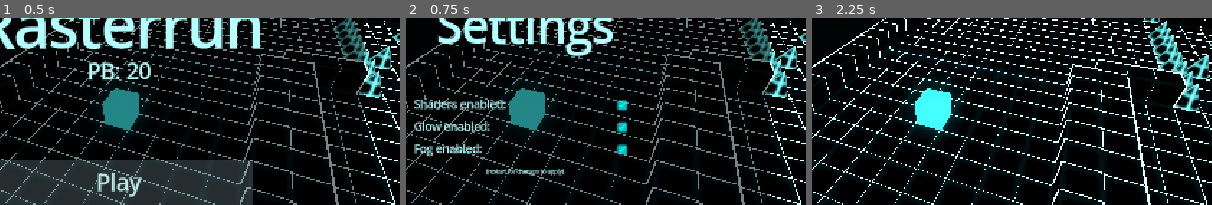
Above: before the commit, frames 1-3 (left to right).
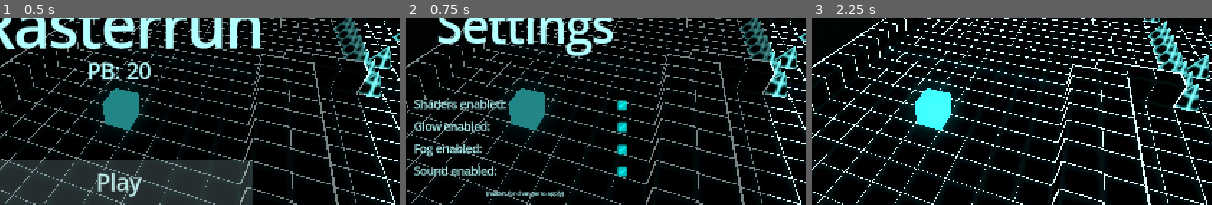
Above: after the commit, the same moments.

Repository: Username4D/rasterrun
Game: Godot game, scene res://scenes/demo_scene.tscn
The game is run twice, just before and just after one commit, with the same random seed, the same clock (stepped at 60 frames per second) and the same inputs.
Inputs:
- Up to frame 1 (0.5 s): no input
- Up to frame 2 (0.75 s): click "Settings" at 0.5 s
- Up to frame 3 (2.25 s): click "back" at 1.25 s; click "Play" at 2 s
The pictures show only the part of the screen within x 35-85%, y 13-63%; the shares and areas given below are measured in that part.

Frame 1 is identical in both runs. In frame 2, 1.6% of the frame differs, in the area x 2-56%, y 79-96%; in frame 3, nothing differs.

Commit message:
added sound

Diff:
--- a/scenes/demo_scene.tscn
+++ b/scenes/demo_scene.tscn
@@ -6,6 +6,7 @@
 [ext_resource type="PackedScene" uid="uid://oqf63acvkf2r" path="res://scenes/floors/0/0.tscn" id="3_0ekuu"]
 [ext_resource type="PackedScene" uid="uid://5myfnkux2cr0" path="res://scenes/ui.tscn" id="4_8m1ix"]
 [ext_resource type="PackedScene" uid="uid://dbx0bquusvc8d" path="res://scenes/main_menu.tscn" id="6_64dih"]
+[ext_resource type="AudioStream" uid="uid://dspaf26kkjckm" path="res://assets/game.ogg" id="7_blhf0"]
 
 [sub_resource type="ProceduralSkyMaterial" id="ProceduralSkyMaterial_ba4t3"]
 sky_top_color = Color(3.128499e-07, 0.30717537, 0.3524423, 1)
@@ -55,3 +56,7 @@
 visible = false
 
 [node name="main_menu" parent="." instance=ExtResource("6_64dih")]
+
+[node name="AudioStreamPlayer" type="AudioStreamPlayer" parent="."]
+stream = ExtResource("7_blhf0")
+autoplay = true
--- a/scenes/settings.tscn
+++ b/scenes/settings.tscn
@@ -65,9 +65,9 @@
 
 [node name="setting_name4" type="Label" parent="."]
 offset_left = 224.0
-offset_top = 384.0
+offset_top = 416.0
 offset_right = 928.0
-offset_bottom = 416.0
+offset_bottom = 448.0
 text = "(restart for changes to apply)"
 label_settings = SubResource("LabelSettings_6wm04")
 horizontal_alignment = 1
@@ -109,6 +109,15 @@
 label_settings = SubResource("LabelSettings_r6d6q")
 vertical_alignment = 1
 
+[node name="setting_name5" type="Label" parent="."]
+offset_left = 416.0
+offset_top = 384.0
+offset_right = 576.0
+offset_bottom = 416.0
+text = "Sound enabled:"
+label_settings = SubResource("LabelSettings_r6d6q")
+vertical_alignment = 1
+
 [node name="fog" type="CheckBox" parent="."]
 modulate = Color(0.009852052, 18.224731, 18.452145, 1)
 offset_left = 704.0
@@ -118,7 +127,17 @@
 theme_override_styles/focus = SubResource("StyleBoxEmpty_5p8wc")
 icon_alignment = 2
 
+[node name="sound" type="CheckBox" parent="."]
+modulate = Color(0.009852052, 18.224731, 18.452145, 1)
+offset_left = 704.0
+offset_top = 384.0
+offset_right = 736.0
+offset_bottom = 416.0
+theme_override_styles/focus = SubResource("StyleBoxEmpty_5p8wc")
+icon_alignment = 2
+
 [connection signal="pressed" from="settings" to="." method="_on_settings_pressed"]
 [connection signal="pressed" from="shaders" to="." method="update"]
 [connection signal="pressed" from="glow" to="." method="update"]
 [connection signal="pressed" from="fog" to="." method="update"]
+[connection signal="pressed" from="sound" to="." method="update"]
--- a/scripts/demo_scene.gd
+++ b/scripts/demo_scene.gd
@@ -9,3 +9,5 @@
 func _ready() -> void:
 	$WorldEnvironment.environment.fog_enabled = save_handler.fog_enabled
 	$WorldEnvironment.environment.glow_enabled = save_handler.glow_enabled
+	if not save_handler.sound_enabled:
+		$AudioStreamPlayer.queue_free()
--- a/scripts/save_handler.gd
+++ b/scripts/save_handler.gd
@@ -4,6 +4,7 @@
 var shaders_enabled = true
 var glow_enabled = true
 var fog_enabled = true
+var sound_enabled = true
 
 func _ready() -> void:
 	var file = FileAccess.open("user://save.dat", FileAccess.READ)
@@ -13,7 +14,8 @@
 		shaders_enabled = content["shaders_enabled"]
 		glow_enabled = content["glow_enabled"]
 		fog_enabled = content["fog_enabled"]
+		sound_enabled = content["sound_enabled"]
 
 func save():
-	var content = {"pb": pb, "shaders_enabled": shaders_enabled, "glow_enabled": glow_enabled, "fog_enabled": fog_enabled}
+	var content = {"pb": pb, "shaders_enabled": shaders_enabled, "glow_enabled": glow_enabled, "fog_enabled": fog_enabled, "sound_enabled": sound_enabled}
 	FileAccess.open("user://save.dat", FileAccess.WRITE).store_var(content)
--- a/scripts/settings.gd
+++ b/scripts/settings.gd
@@ -4,11 +4,13 @@
 	$shaders.button_pressed = save_handler.shaders_enabled
 	$fog.button_pressed = save_handler.fog_enabled
 	$glow.button_pressed = save_handler.glow_enabled
+	$sound.button_pressed = save_handler.sound_enabled
 
 func update():
 	save_handler.shaders_enabled = $shaders.button_pressed
 	save_handler.fog_enabled = $fog.button_pressed
 	save_handler.glow_enabled = $glow.button_pressed
+	save_handler.sound_enabled = $sound.button_pressed
 	save_handler.save()
 
 
Not shown, changed: assets/game.ogg.import
Not shown: 1 places in scenes/demo_scene.tscn that only renumber resources
